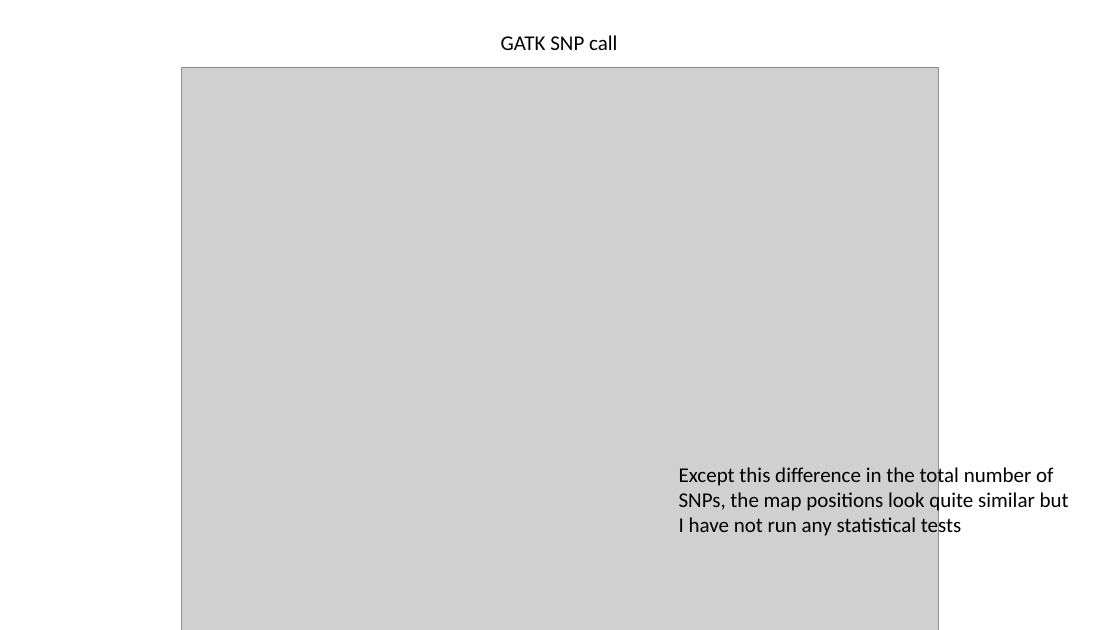
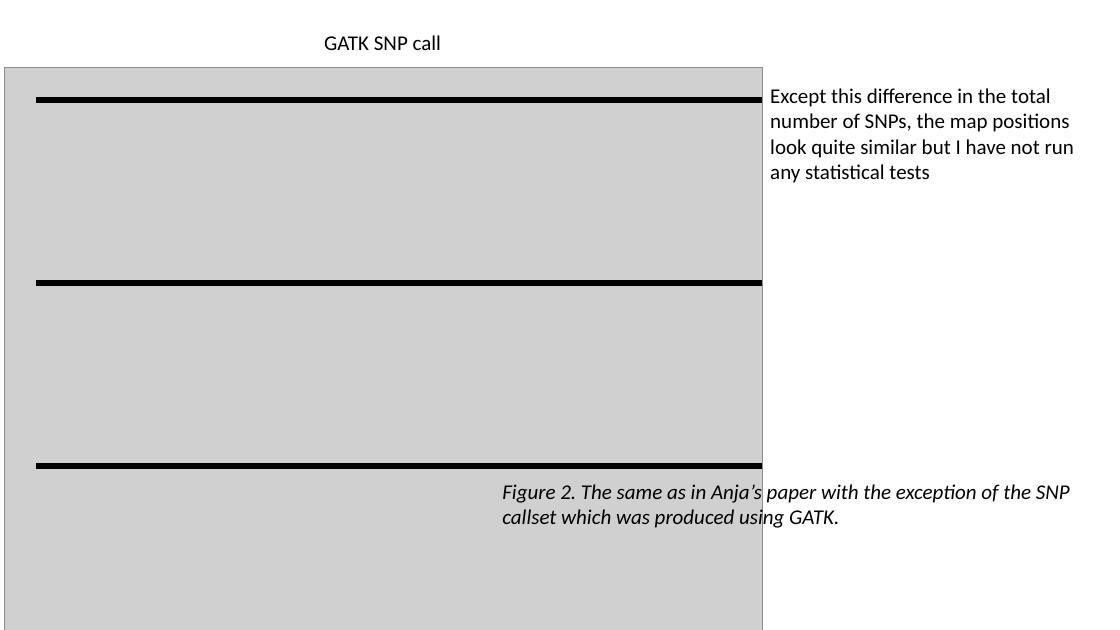
Before and after one commit to sam0per/Littorina_saxatilis_short_variants, a slide deck: slide 7 of short_genetic_variants/docs/short_indels.pptx. Drawn at 1120x630 pixels with LibreOffice and Linux fonts; fonts in the diff are those of the drawing; grey boxes stand for pictures. Boxes give left, top, right and bottom in pixels: in the first picture for what was removed or moved away, otherwise in the second. Text is boxed around its words. In the diff, an @@ line names an element or a change of style, - is before the commit and + after.

```diff
--- a/short_genetic_variants/docs/short_indels.pptx
+++ b/short_genetic_variants/docs/short_indels.pptx
@@ text "GATK SNP call": place and size @@
-text "GATK SNP call" at [501, 35, 617, 50]
+text "GATK SNP call" at [324, 35, 441, 50]
@@ picture: place and size @@
-picture at [181, 68, 939, 630]
+picture at [5, 68, 762, 630]
@@ text "Except this difference in the ..." rewrapped from [679, 464, 1069, 539] to [770, 88, 1074, 183] @@
@@ line added from (36, 100) to (762, 100), #000000 4.5 pt @@
@@ line added from (36, 283) to (762, 283), #000000 4.5 pt @@
@@ line added from (36, 466) to (762, 466), #000000 4.5 pt @@
@@ text added at [502, 484, 1070, 531], 18 pt, text #000000, italic @@
+Figure 2. The same as in Anja’s paper with the exception of the SNP callset which was produced using GATK.
```
Also in this commit, not shown: 8 other slides changed, 4 slides added, 2 other files.
